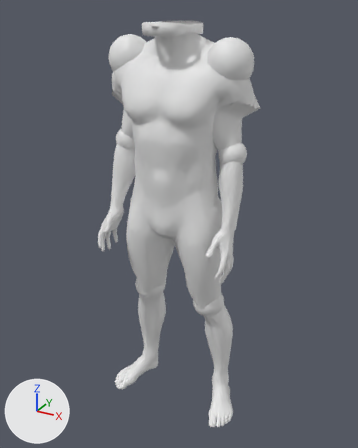
The glTF model assets/models/corps.glb, before and after one commit.
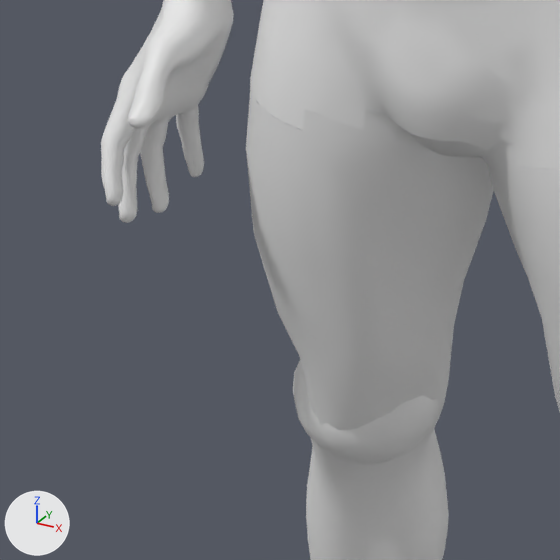
Each version appears first whole from a 50 mm camera at (0.818, -1.48, 1.52) aimed at (0.008, -0.006, 0.783), and next in a close-up on the part from 22% to 52% of the width and 46% to 71% of the height. Every picture has the same lights, and +X, +Y and +Z are marked at lower left. The last two pictures show the newer version. Vertices at exactly the same position are counted once.

The older version as bpy lines, for what is in view:
```python
me_avant_bras_d = bpy.data.meshes.new('avant_bras_d')
me_avant_bras_d.from_pydata(...)  # 2213 vertices, 4324 faces; spans x -0.06..0.05, y -0.18..0.051, z -0.409..0.047
# faces by material slot: [1019, 2909, 396]
me_avant_bras_d.materials.append(mat_combinaison)  # white #e7e7e7
me_avant_bras_d.materials.append(mat_peau)  # white #e7e7e7
me_avant_bras_d.materials.append(mat_bandeau)  # white #e7e7e7
me_cuisse_d = bpy.data.meshes.new('cuisse_d')
me_cuisse_d.from_pydata(...)  # 427 vertices, 789 faces; spans x -0.099..0.092, y -0.106..0.108, z -0.365..0.104
me_cuisse_d.materials.append(mat_combinaison)  # white #e7e7e7
me_jambe_d = bpy.data.meshes.new('jambe_d')
me_jambe_d.from_pydata(...)  # 2022 vertices, 4000 faces; spans x -0.143..0.06, y -0.137..0.108, z -0.489..0.06
# faces by material slot: [3604, 396]
me_jambe_d.materials.append(mat_combinaison)  # white #e7e7e7
me_jambe_d.materials.append(mat_bandeau)  # white #e7e7e7
ob_avant_bras_d = bpy.data.objects.new('avant_bras_d', me_avant_bras_d)
ob_avant_bras_d.parent = ob_bras_haut_d
ob_avant_bras_d.location = (-0.0228, 0.0, -0.284)
ob_cuisse_d = bpy.data.objects.new('cuisse_d', me_cuisse_d)
ob_cuisse_d.parent = ob_torse
ob_cuisse_d.location = (-0.092, -0.0147, 0.84)
ob_jambe_d = bpy.data.objects.new('jambe_d', me_jambe_d)
ob_jambe_d.parent = ob_cuisse_d
ob_jambe_d.location = (-0.0398, 0.0178, -0.357)
# also in view: 'cuisse_g' at (0.095, -0.014, 0.71); 'torse' at (0.0, -0.017, 1.121)
```
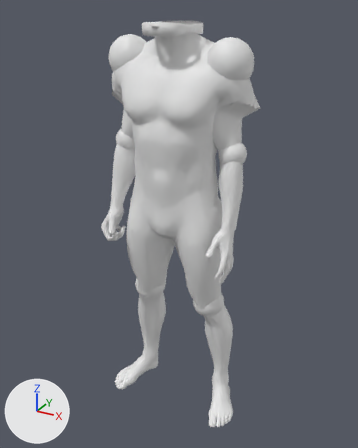
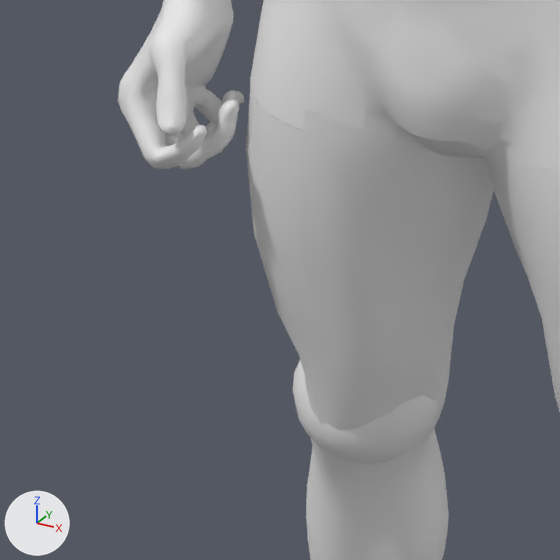
The newer file adds a shape key; the second version is drawn at full value of the shape key 'prise' of 'avant_bras_d', and the change is written as the vertex moves it makes.

The change, as a diff of the scene's bpy script:
```diff
--- a/assets/models/corps.glb.py
+++ b/assets/models/corps.glb.py
@@ me_avant_bras_d @@
 # used by ob_avant_bras_d; parent = ob_bras_haut_d; location = (-0.0228, 0.0, -0.284)
-me_avant_bras_d.from_pydata(...)  # 2213 vertices, 4324 faces; spans x -0.06..0.05, y -0.18..0.051, z -0.409..0.047
+me_avant_bras_d.from_pydata(...)  # 2213 vertices, 4324 faces; spans x -0.055..0.05, y -0.163..0.051, z -0.365..0.047
+# me_avant_bras_d part 1: 1028 of 2213 vertices moved; they spanned x -0.06..0.009, y -0.18..-0.055, z -0.409..-0.254 and now span x -0.055..0.038, y -0.163..-0.036, z -0.365..-0.255; mean shift (0.031, 0.014, 0.023); largest move (-0.042, -0.145, -0.404) -> (0.037, -0.103, -0.307)
 me_avant_bras_d.materials.append(mat_combinaison)
```

What differs and where, as boxes (x1, y1, x2, y2) in the close-ups (560 x 560 px; the box of a moved part takes in the faces that stretch with it):
'avant_bras_d', reshaped: before (101, 0, 234, 223); after (118, 0, 244, 169)
part 1 of me_avant_bras_d, moved or reshaped: before (101, 37, 211, 223); after (118, 37, 244, 169)
